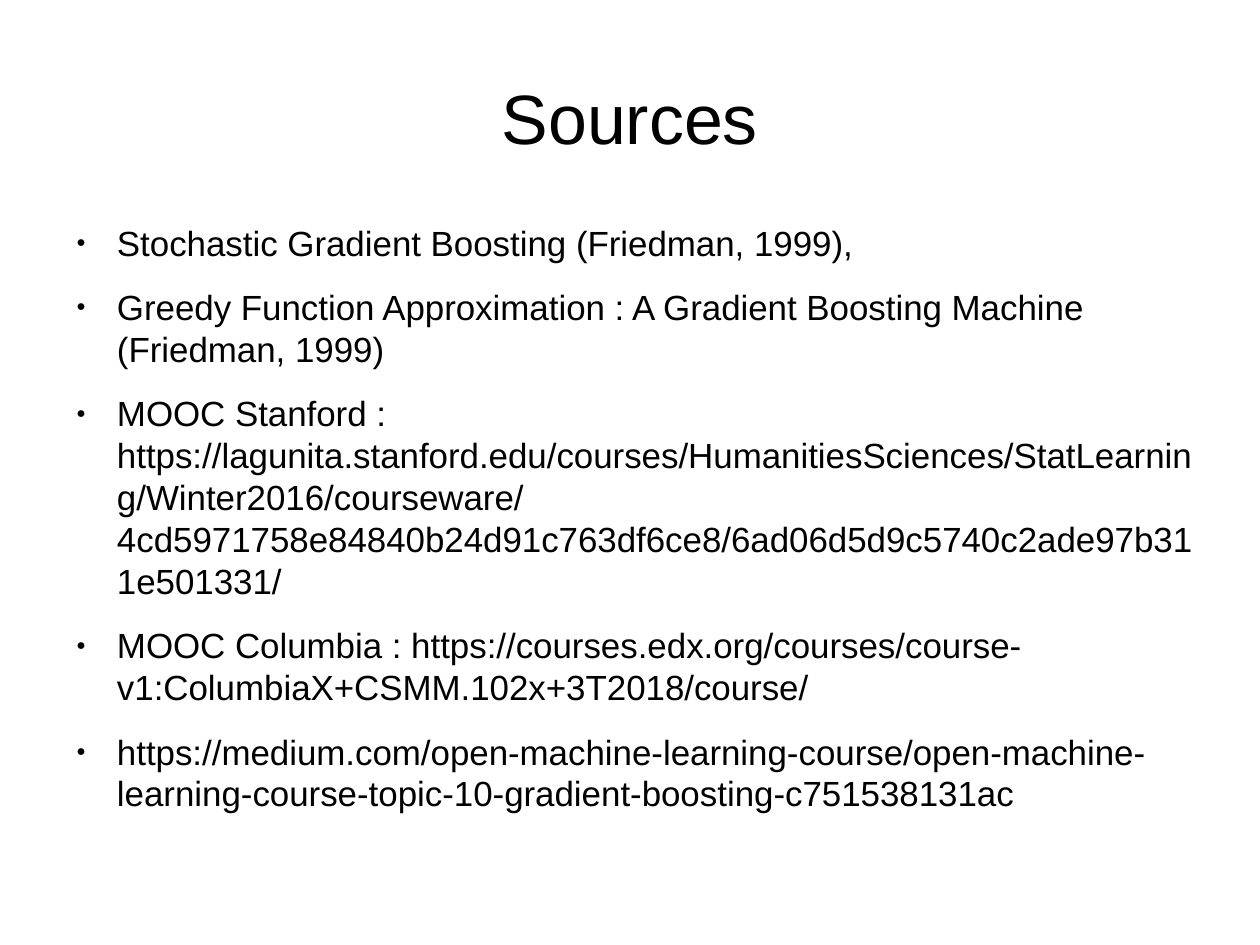
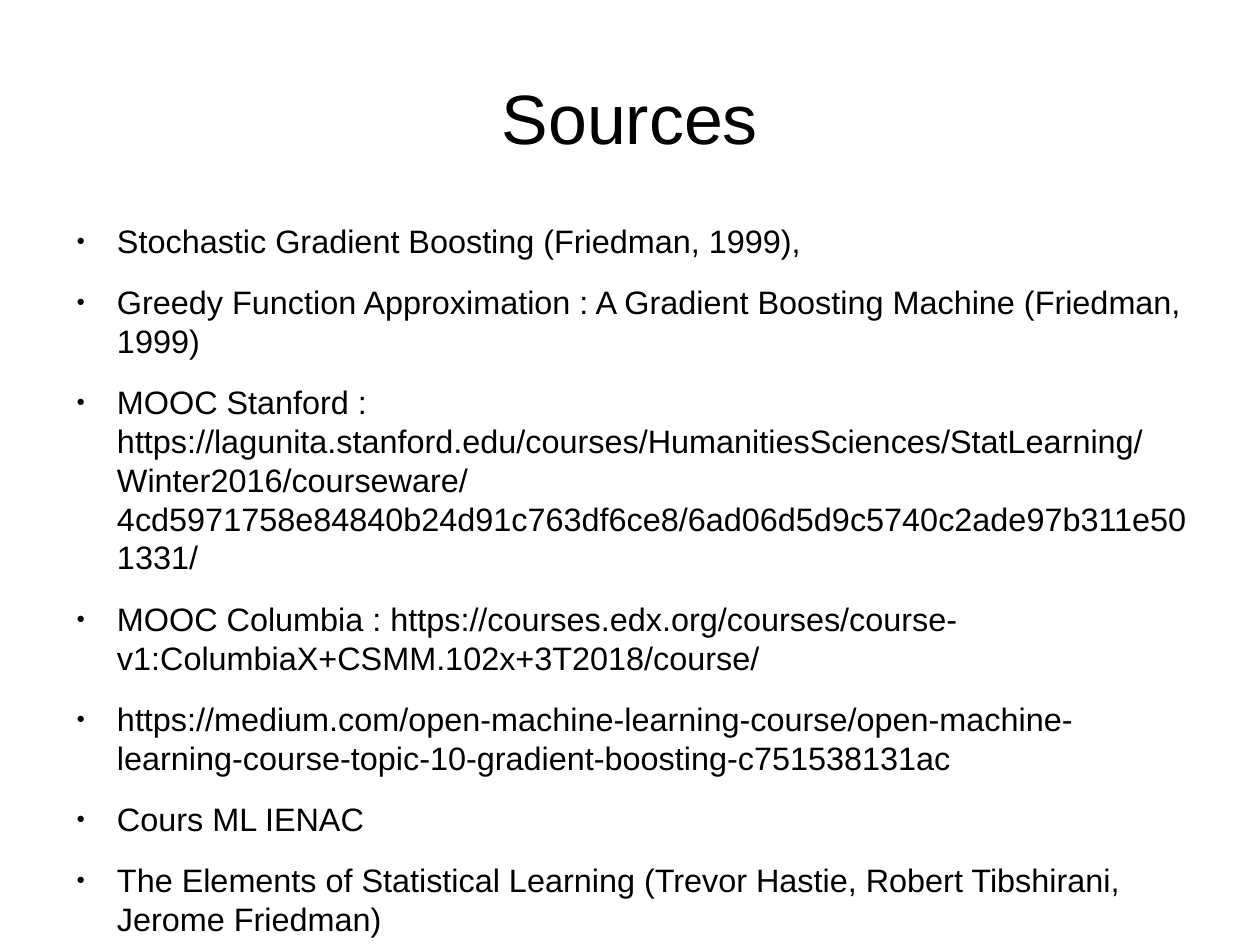
Before and after one commit to kad15/GBM, a slide deck: slide 20 of GBM_V0.odp. Drawn at 1260x945 pixels with LibreOffice and Linux fonts; fonts in the diff are those of the drawing; background and template pictures are left out. Boxes give left, top, right and bottom in pixels: in the first picture for what was removed or moved away, otherwise in the second. Text is boxed around its words. In the diff, an @@ line names an element or a change of style, - is before the commit and + after.

Commit message:
kad : GBM_V0.odp version 0

```diff
--- a/GBM_V0.odp
+++ b/GBM_V0.odp
@@ text at [117, 229, 1186, 776]: size 22 to 20.4 pt in "Stochastic Gradient Boosting (Friedman, 1999),", "Greedy Function Approximation : A Gradient Boosting ...", "MOOC Stanford : https://lagunita.stanford.edu/courses/Humani ...", "MOOC Columbia : https://courses.edx.org/courses/course-v1:Co ..." and 1 more places @@
@@ text at [117, 808, 1119, 937]: paragraphs added @@
+● Cours ML IENAC
+● The Elements of Statistical Learning (Trevor Hastie, Robert Tibshirani, Jerome Friedman)
```
